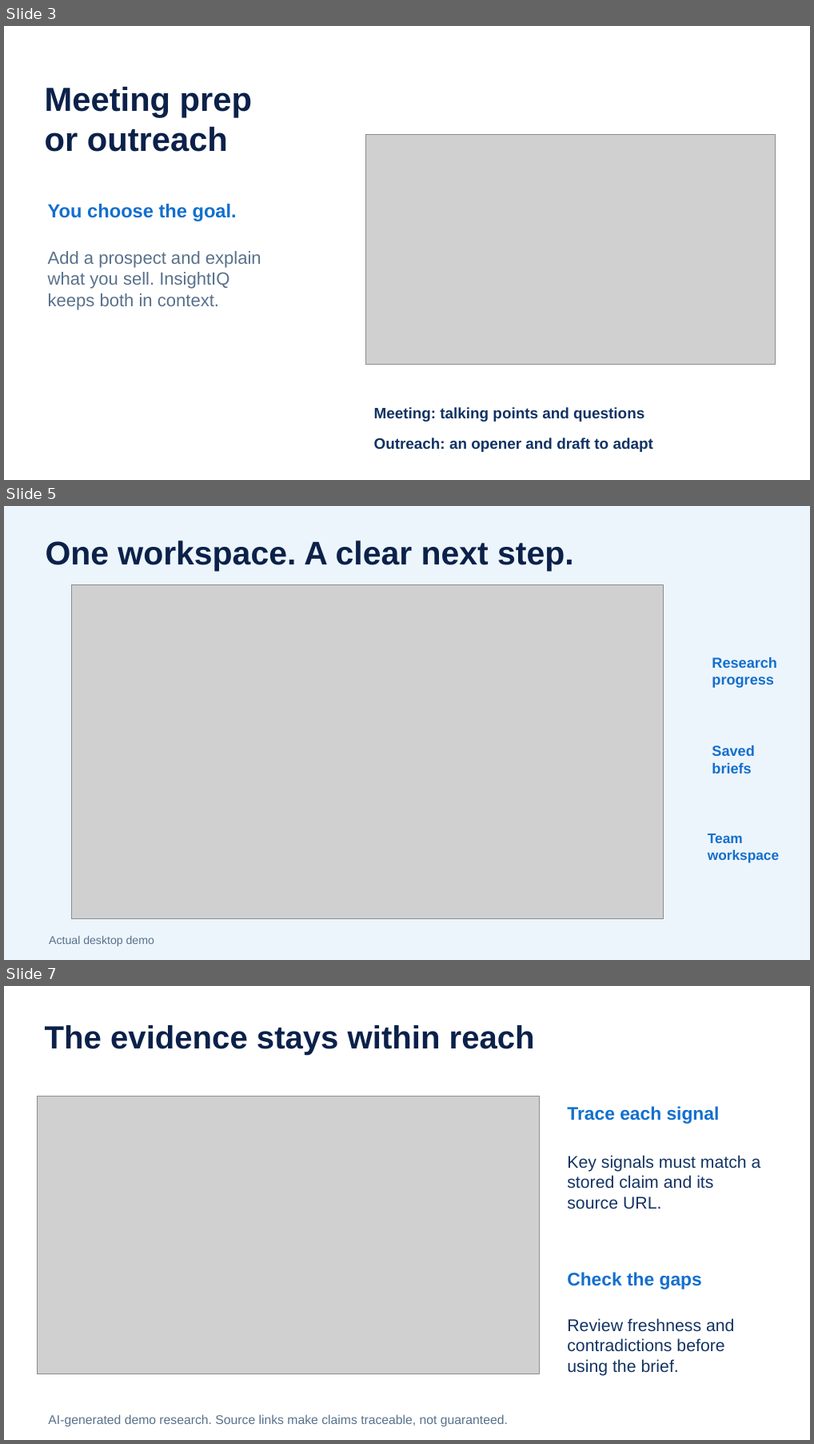
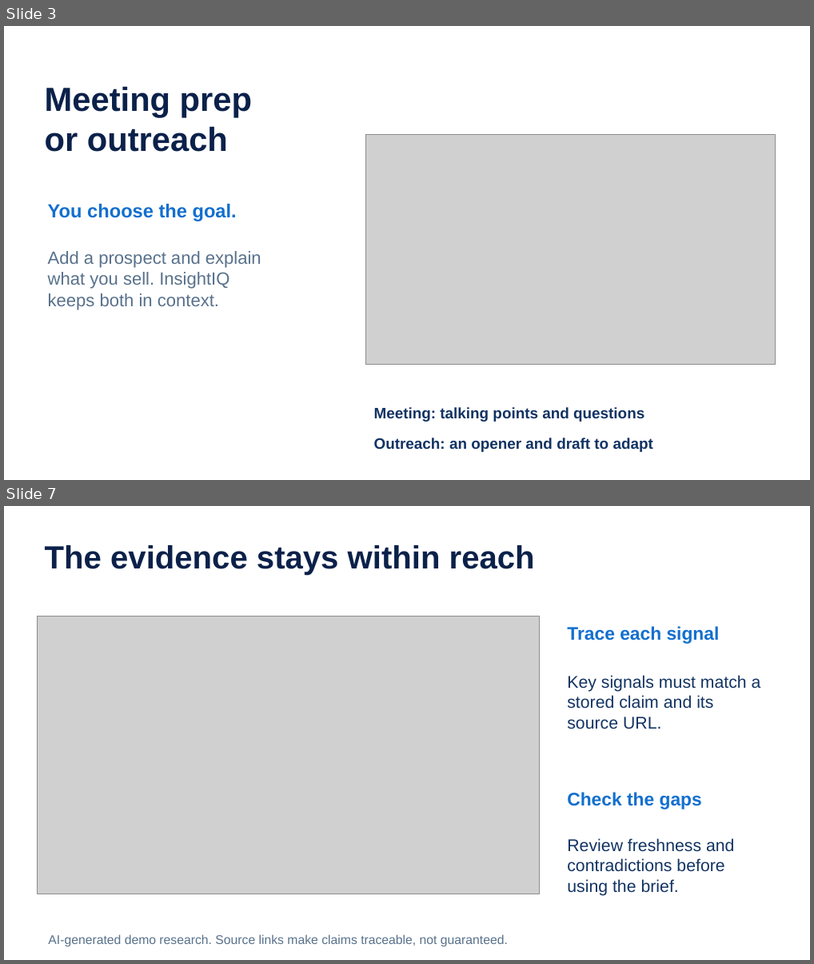
Before and after one commit to afnanahmadtariq/InsightIQ, a slide deck: presentation/InsightIQ-pitch-enhanced.pptx. Shown one above the other, each under a label of ours: slides 3, 5 and 7 before the commit, slides 3 and 7 after it; the slides between them are not shown. The pictures are 814x1444 and 814x964 pixels, drawn with LibreOffice and Linux fonts; fonts in the diff are those of the drawing; grey boxes stand for pictures. Boxes give left, top, right and bottom in pixels: in the first picture for what was removed or moved away, otherwise in the second. Text is boxed around its words. In the diff, an @@ line names an element or a change of style, - is before the commit and + after.

```diff
--- a/presentation/InsightIQ-pitch-enhanced.pptx
+++ b/presentation/InsightIQ-pitch-enhanced.pptx
@@ slide 5 removed at (4,506,810,960), background #EDF5FC @@
@@ text removed at (46,540,574,571) @@
-One workspace. A clear next step.
@@ picture removed at (72,584,664,918) @@
@@ text removed at (712,657,778,688) @@
-Research
-progress
@@ text removed at (712,745,754,773) @@
-Saved
-briefs
@@ text removed at (708,833,779,863) @@
-Team
-workspace
@@ text removed at (49,936,154,946) @@
-Actual desktop demo
```
Also in this commit, not shown: 3 slides changed, 3 slides added, 2 other slides removed, 8 other files.
